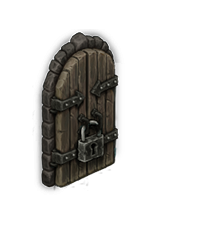
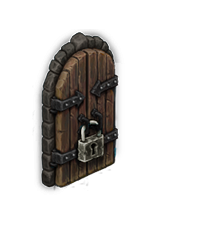
Comparing the layer stacks of the two 212x236 images. Changes:
added layer "레이어 2" above "색조/채도 2" over [77,119,105,163]
